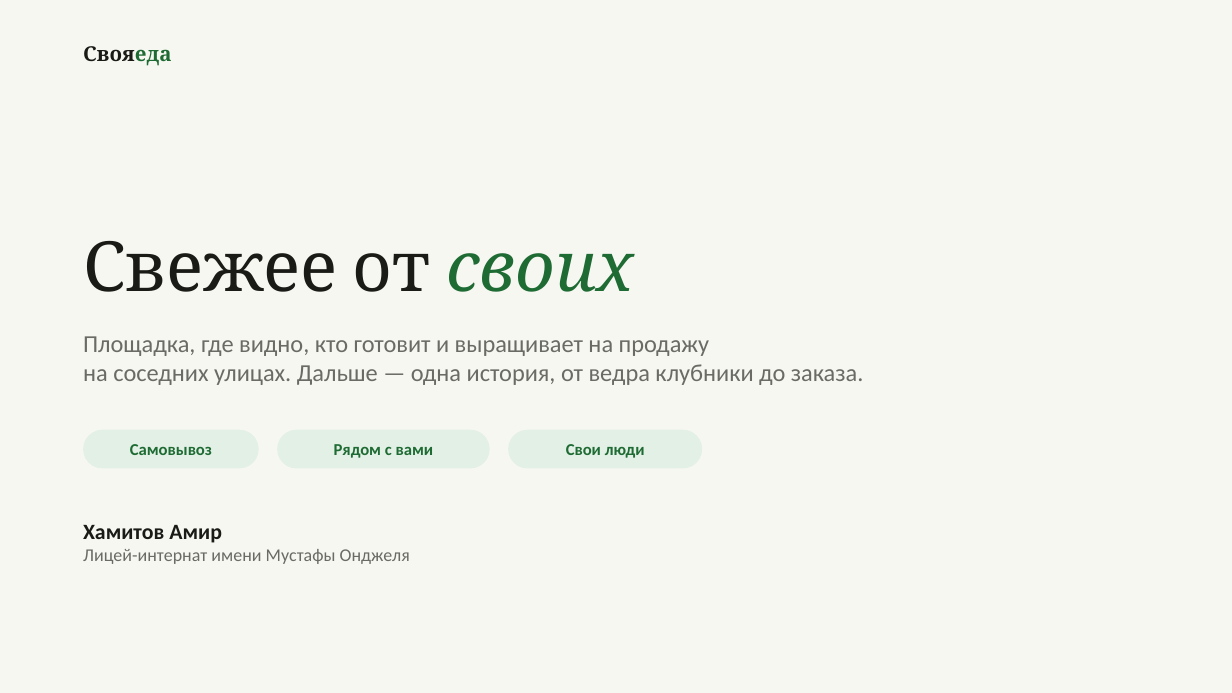
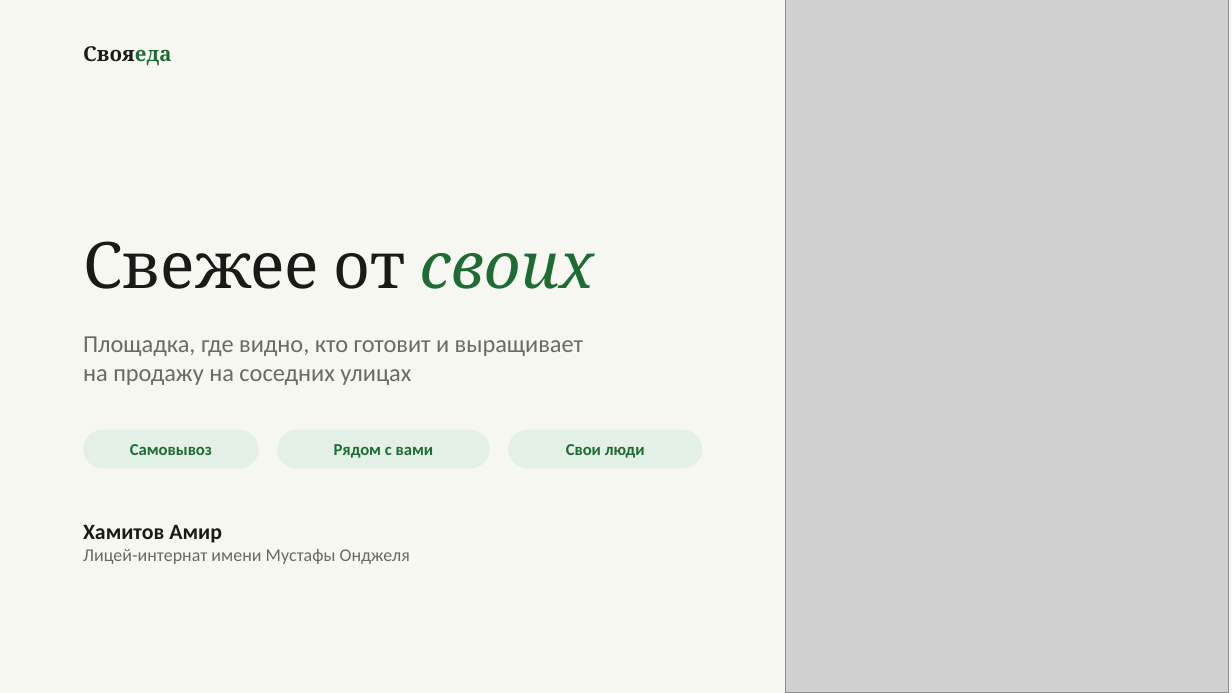
Before and after one commit to amirfazulen-byte/project, a slide deck: slide 1 of deck/СвояЕда.pptx. Drawn at 1232x693 pixels with LibreOffice and Linux fonts; fonts in the diff are those of the drawing; grey boxes stand for pictures. Boxes give left, top, right and bottom in pixels: in the first picture for what was removed or moved away, otherwise in the second. Text is boxed around its words. In the diff, an @@ line names an element or a change of style, - is before the commit and + after.

```diff
--- a/deck/СвояЕда.pptx
+++ b/deck/СвояЕда.pptx
@@ picture added at box(786, 0, 1229, 693) @@
@@ text "Свежее от своих" at box(83, 241, 595, 289): size 54 to 50 pt @@
@@ text at box(83, 336, 583, 385): text changed @@
-Площадка, где видно, кто готовит и выращивает на продажу
-на соседних улицах. Дальше — одна история, от ведра клубники до заказа.
+Площадка, где видно, кто готовит и выращивает
+на продажу на соседних улицах
```
Also in this commit, not shown: 1 other slide changed, 5 other files.
